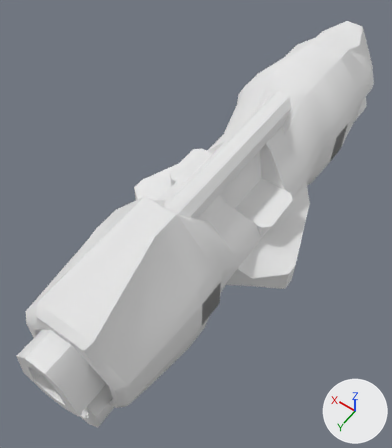
A saved change to the OBJ model res/models/oxar_freighter/Meshes/oxar_freighter.obj.
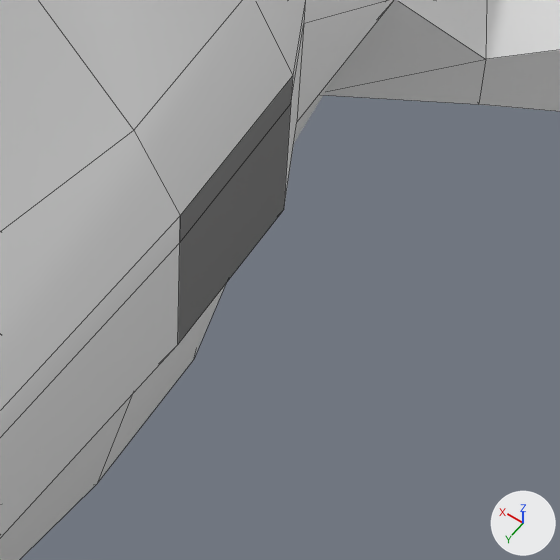
The first picture shows the older version from a 50 mm camera at (-20.6, 36.6, 47.9) aimed at (2.1, 4.8, -2.1). The close-ups show both versions on the part from 44% to 68% of the width and 60% to 81% of the height of that picture; other places that the commit changed are outside them. The axes (+X, +Y, +Z) are drawn at lower right. The lights are the same throughout. The close-ups show mesh edges as thin lines. Where no turn or scale is listed for an object, it has been applied to the vertices. Vertices at the same position are counted once.

The scene before the commit, as lines of its bpy script (objects in view):
```python
me_oxar_freighter = bpy.data.meshes.new('oxar_freighter')
me_oxar_freighter.from_pydata(...)  # 492 vertices, 446 faces; spans x -10.5..10.5, y -29.6..29.7, z -10.9..10.8
me_oxar_freighter.materials.append(mat_acmat_0)  # white #e7e7e7
# before: 123 (-6.8, 16.2, 0.3) at pixel (177, 344), 137 (-6.8, 16.2, 4.4) at pixel (180, 215), 138 (-6.8, 16.2, 3.6) at pixel (179, 242), 168 (-6.8, 13.2, 4.4) at pixel (292, 75), 169 (-6.8, 13.2, 3.6) at pixel (290, 103)
# before: 171 (-6.8, 13.2, 0.3) at pixel (283, 209)
ob_oxar_freighter = bpy.data.objects.new('oxar_freighter', me_oxar_freighter)
ob_oxar_freighter.location = (0.0, 0.0, 0.0)
```
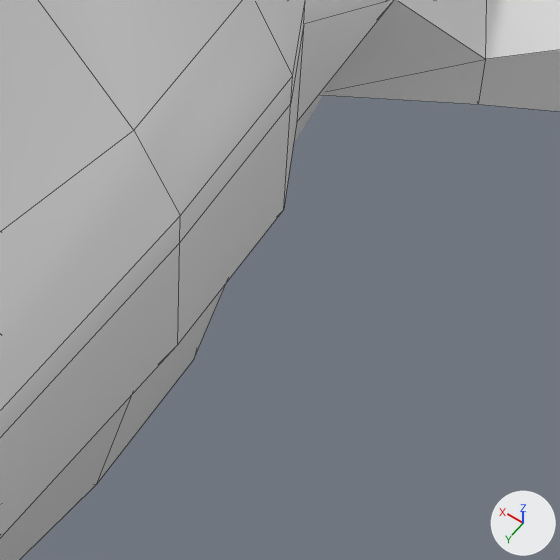
The newer file is also rescaled (x0.01), turned or shifted as a whole; pictures and numbers use the older file's frame.

Location of each change, (x1, y1, x2, y2) in pixels of the close-ups (560 x 560 px):
part 1 of me_oxar_freighter, deleted
    before: (178, 76, 293, 344)

The change in detail:
me_oxar_freighter has 492 vertices, 446 faces and spans x -10.5..10.5, y -29.6..29.7, z -10.9..10.8.
me_oxar_freighter is used by ob_oxar_freighter; location (0.0, 0.0, 0.0).
Verts and faces of me_oxar_freighter; kept vertices keep their numbers, new ones are numbered from 492.
Part 1, on me_oxar_freighter:
Vertices deleted: 138 (with the faces that use them).
